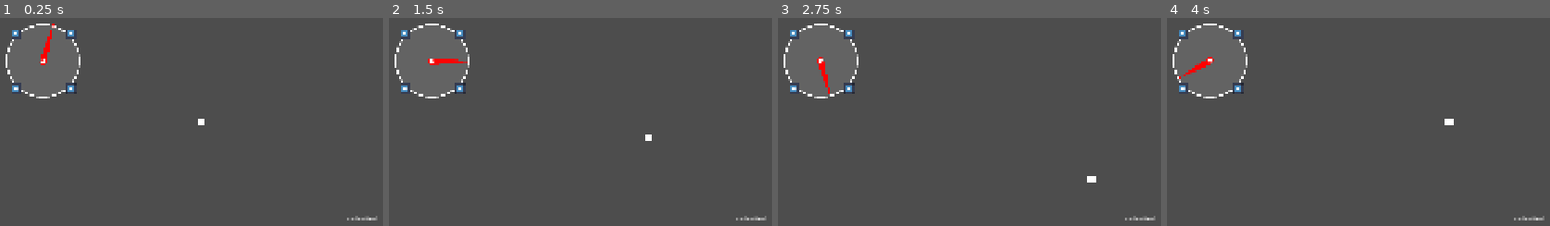
Above: before the commit, frames 1-4 (left to right).
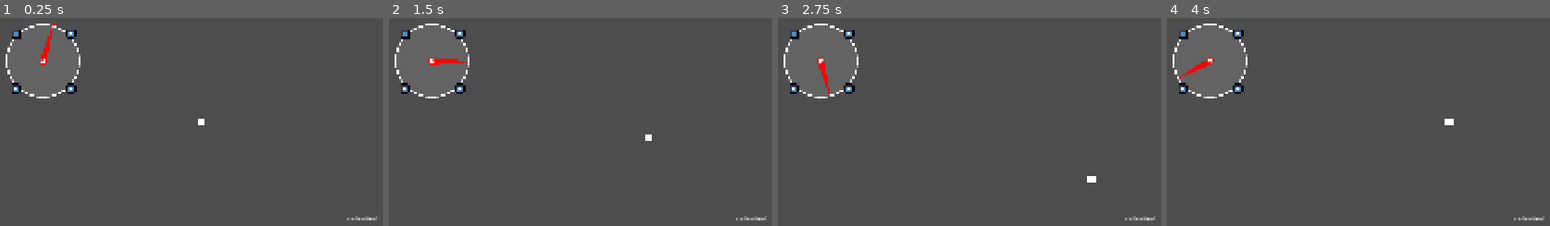
Above: after the commit, the same moments.

Repository: kazmord/action-clock
Game: Godot game, scene res://scenes/world.tscn
Two runs of this game, one before a commit and one after it. Both use one fixed random seed, a clock stepped at 60 frames per second and the inputs below. The engine's default icon, where the game draws it, is replaced by a stand-in: a white triangle on a blue panel in a dark square.
Inputs:
- Up to frame 1 (0.25 s): no input
- Up to frame 2 (1.5 s): hold D (move_right) 0.53-1.28 s; hold S (move_down) from 1.28 s (still down)
- Up to frame 3 (2.75 s): release S (move_down) at 2.03 s; hold D (move_right) from 2.03 s (still down)
- Up to frame 4 (4 s): release D (move_right) at 2.78 s; hold W (move_up) 2.78-3.53 s; hold A (move_left) from 3.53 s (still down)

The runs differ from the first frame. In frame 1, 0.4% of the frame differs, in the area x 3-21%, y 5-37%; in frame 2, 0.4%; in frame 3, 0.4%; in frame 4, 0.4%.

Commit message:
action slot wip

Diff:
--- a/scenes/action_clock/action_clock.tscn
+++ b/scenes/action_clock/action_clock.tscn
@@ -7,6 +7,8 @@
 [node name="ActionClock" type="Control"]
 layout_mode = 3
 anchors_preset = 0
+size_flags_horizontal = 0
+size_flags_vertical = 0
 script = ExtResource("1_7cset")
 
 [node name="ClockFace" type="TextureRect" parent="."]
--- a/scenes/action_clock/action_slot.tscn
+++ b/scenes/action_clock/action_slot.tscn
@@ -1,14 +1,16 @@
 [gd_scene load_steps=5 format=3 uid="uid://b1room31ld61s"]
 
 [ext_resource type="Theme" uid="uid://x5n4mo3f5alh" path="res://themes/action_clock_theme.tres" id="1_oh2w0"]
-[ext_resource type="Script" uid="uid://bj7bnuit4yi28" path="res://scenes/action_clock/action_slot.gd" id="2_tv1eo"]
+[ext_resource type="Script" uid="uid://bj7bnuit4yi28" path="res://scripts/action_slot.gd" id="2_tv1eo"]
 [ext_resource type="Texture2D" uid="uid://buwbhjux4ngtb" path="res://icon.svg" id="3_rtxsc"]
 
 [sub_resource type="StyleBoxFlat" id="StyleBoxFlat_aw2ct"]
+bg_color = Color(0, 0, 0, 1)
 border_width_left = 1
 border_width_top = 1
 border_width_right = 1
 border_width_bottom = 1
+border_color = Color(0, 0, 0.109804, 1)
 corner_radius_top_left = 4
 corner_radius_top_right = 4
 corner_radius_bottom_right = 4
@@ -16,13 +18,18 @@
 
 [node name="ActionSlot" type="PanelContainer"]
 custom_minimum_size = Vector2(24, 24)
-anchors_preset = 8
-anchor_left = 0.5
-anchor_top = 0.5
-anchor_right = 0.5
-anchor_bottom = 0.5
-grow_horizontal = 2
-grow_vertical = 2
+anchors_preset = -1
+anchor_left = 0.006
+anchor_top = 0.011
+anchor_right = 0.006
+anchor_bottom = 0.011
+offset_left = -11.52
+offset_top = -11.88
+offset_right = 12.48
+offset_bottom = 12.12
+pivot_offset = Vector2(12, 12)
+size_flags_horizontal = 4
+size_flags_vertical = 4
 theme = ExtResource("1_oh2w0")
 theme_override_styles/panel = SubResource("StyleBoxFlat_aw2ct")
 script = ExtResource("2_tv1eo")
--- a/scripts/action_clock.gd
+++ b/scripts/action_clock.gd
@@ -10,7 +10,7 @@
 @onready var clock_hand: TextureRect = $ClockHand
 @onready var circle_ray: RayCast2D = $CircleRay
 
-var test: PackedScene = preload("res://scenes/test_sprite.tscn")
+var action_slot: PackedScene = preload("res://scenes/action_clock/action_slot.tscn")
 
 # Called when the node enters the scene tree for the first time.
 func _ready() -> void:
@@ -30,11 +30,13 @@
 # TODO: Optimise
 # instead of checking all slots iteratively, identify the "next slot".
 # when clock position exceeds slot position, make the slot after it the "next slot"
-# TODO 2: Actually do something more than printing
+# TODO 2: Check slots instead of raw floats
+# TODO 3: Actually do something more than printing
 func _check_slot_reached(slots: Array):
 	for slot in slots:
-		if previous_clock_rotation_degrees < slot and slot < clock_rotation_degrees:
+		if previous_clock_rotation_degrees < slot.clock_rotation and slot.clock_rotation < clock_rotation_degrees:
 			print(slot)
+			slot.try_do_action()
 
 func _place_slots(slot_number: int) -> void:
 	if slot_number < 1:
@@ -45,9 +47,10 @@
 	for slot in slot_number:
 		var slot_position = slot_interval * slot + slot_interval / 2
 		circle_ray.rotation_degrees = slot_position
-		var t_sprite = test.instantiate() #TODO: use actual slots
-		t_sprite.position = circle_ray.position + circle_ray.target_position.rotated(circle_ray.rotation)
-		add_child(t_sprite)
-		slot_array.append(slot_position)
-		move_child(clock_hand, -1)
+		var s = action_slot.instantiate()
+		s.position = circle_ray.position + circle_ray.target_position.rotated(circle_ray.rotation) - s.size / 2
+		s.clock_rotation = slot_position
+		add_child(s)
+		slot_array.append(s)
 	slot_positions = slot_array
+	move_child(clock_hand, -1)
--- a/scenes/action_clock/action_slot.gd
+++ b/scripts/action_slot.gd
@@ -1,6 +1,7 @@
 class_name ActionSlot extends PanelContainer
 
 @export var action: Action = ActionNull.new()
+@export var clock_rotation: float
 
 # Called when the node enters the scene tree for the first time.
 func _ready() -> void:
@@ -10,3 +11,6 @@
 # Called every frame. 'delta' is the elapsed time since the previous frame.
 func _process(delta: float) -> void:
 	pass
+
+func try_do_action() -> void:
+	action.do_action()
Renamed: scenes/action_clock/action_slot.gd.uid -> scripts/action_slot.gd.uid
